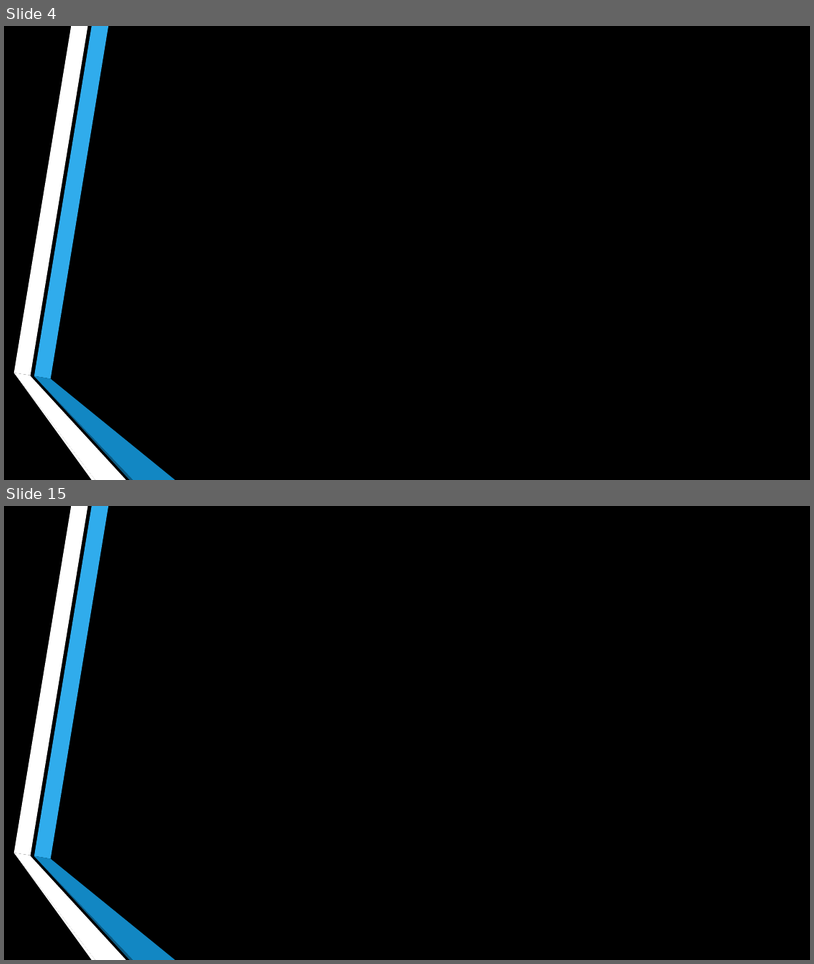
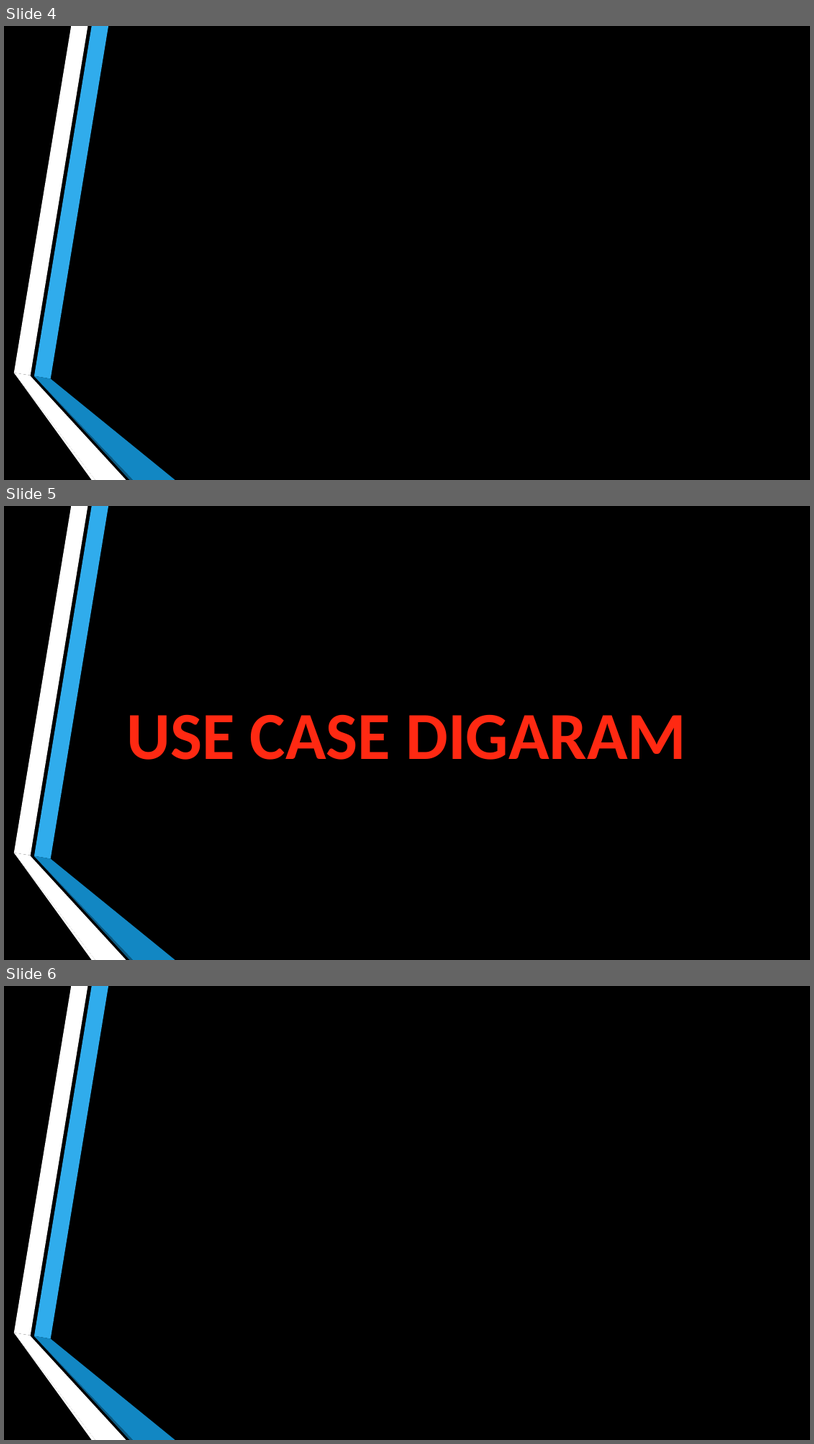
Before and after one commit to LACHHABAYOUB/MPPPROJECTAIRLINE, a slide deck: src/Additional/Presentation/PresentationAirlineReservationSystem.pptx. Shown one above the other, each under a label of ours: slides 4 and 15 before the commit, slides 4, 5 and 6 after it; the slides between them are not shown. The pictures are 814x964 and 814x1444 pixels, drawn with LibreOffice and Linux fonts; fonts in the diff are those of the drawing; background and template pictures are left out. Boxes give left, top, right and bottom in pixels: in the first picture for what was removed or moved away, otherwise in the second. Text is boxed around its words. In the diff, an @@ line names an element or a change of style, - is before the commit and + after.

```diff
--- a/src/Additional/Presentation/PresentationAirlineReservationSystem.pptx
+++ b/src/Additional/Presentation/PresentationAirlineReservationSystem.pptx
@@ slide 5 added at (4,506,810,960), background #000000 @@
@@ text added at (126,714,687,759), 80 pt, text gradient #880D00 to #FF2912 to #FE1900, bold @@
+USE CASE DIGARAM
@@ group added at (13,506,175,960): 6 freeform shapes @@
@@ what was slide 15 is now slide 6 @@
```
Also in this commit, not shown: 2 slides changed, 1 other slide added, 1 other file.
